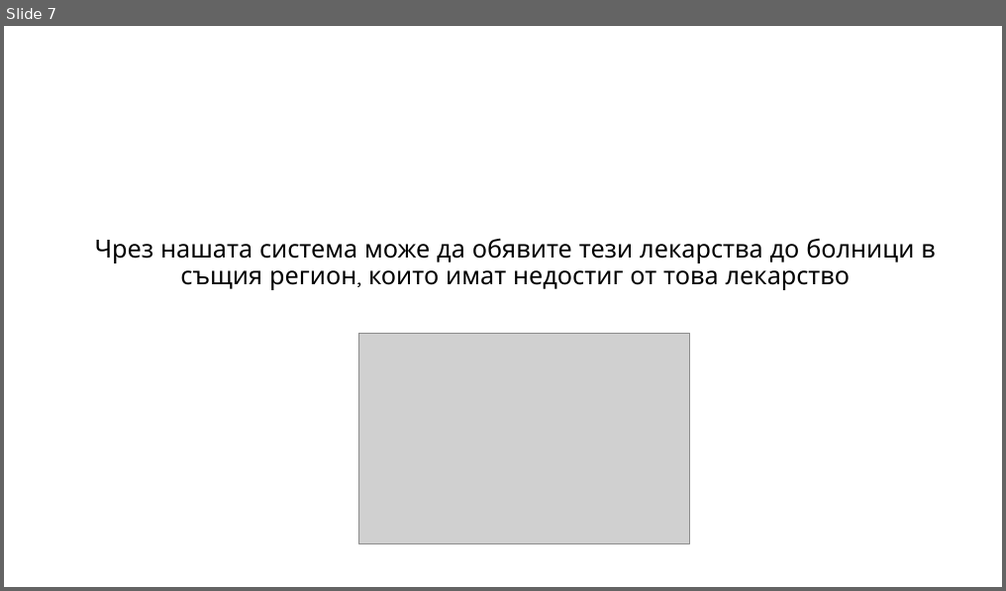
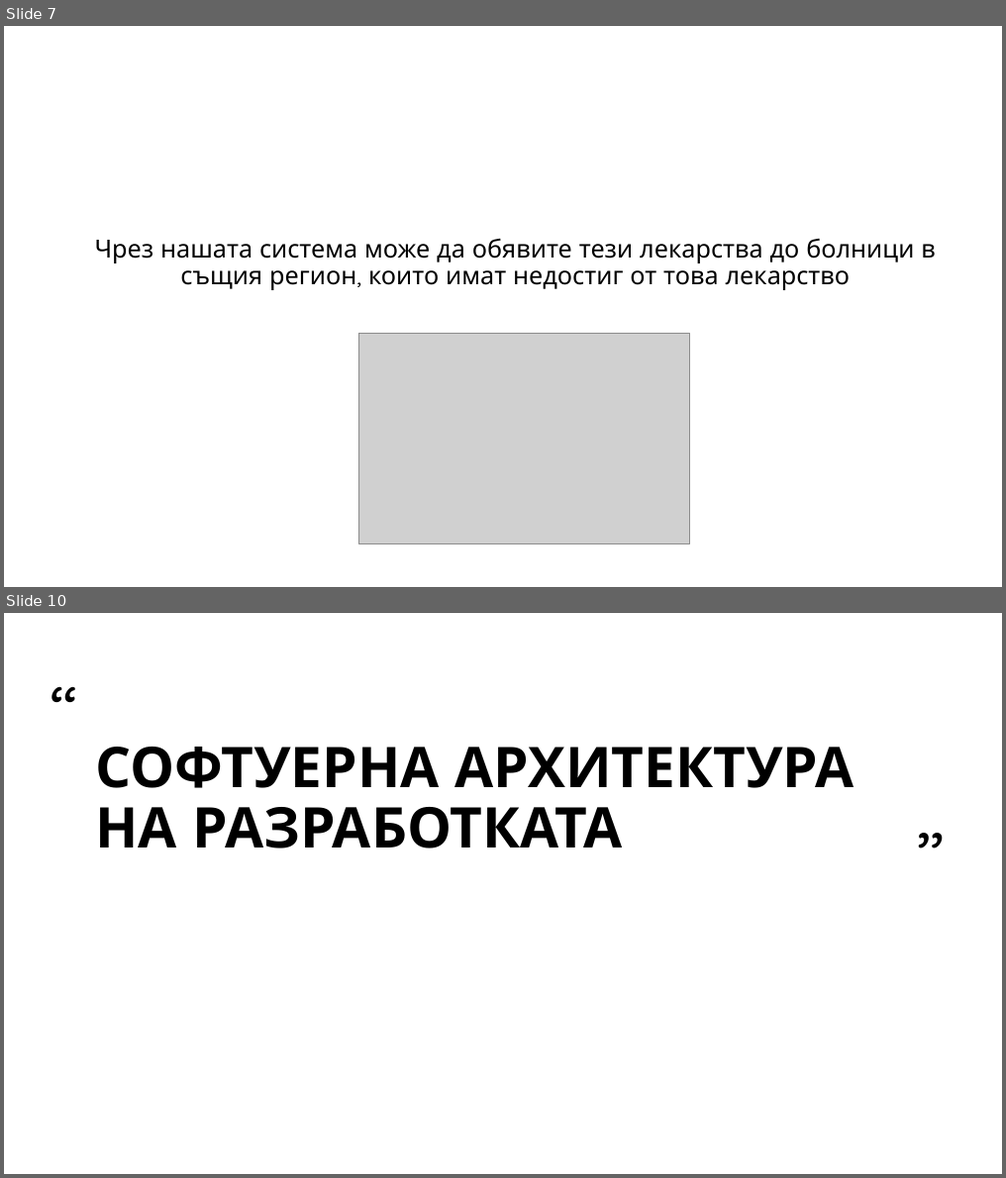
Before and after one commit to petargeorgiev18/SmartMeds, a slide deck: SmartMeds.pptx. Shown one above the other, each under a label of ours: slide 7 before the commit, slides 7 and 10 after it; the slides between them are not shown. The pictures are 1006x591 and 1006x1178 pixels, drawn with LibreOffice and Linux fonts; fonts in the diff are those of the drawing; grey boxes stand for pictures; background and template pictures are left out. Boxes give left, top, right and bottom in pixels: in the first picture for what was removed or moved away, otherwise in the second. Text is boxed around its words. In the diff, an @@ line names an element or a change of style, - is before the commit and + after.

```diff
--- a/SmartMeds.pptx
+++ b/SmartMeds.pptx
@@ slide 10 added at box(4, 613, 1002, 1174), background #FFFFFF @@
@@ text added at box(43, 689, 93, 738), 80 pt, text #000000 @@
+“
@@ title added at box(95, 747, 854, 849), 54 pt, text #000000, bold @@
+СОФТУЕРНА АРХИТЕКТУРА НА РАЗРАБОТКАТА
@@ text added at box(903, 834, 953, 881), 80 pt, text #000000 @@
+”
```
Also in this commit, not shown: 6 slides changed, 2 other slides added.
